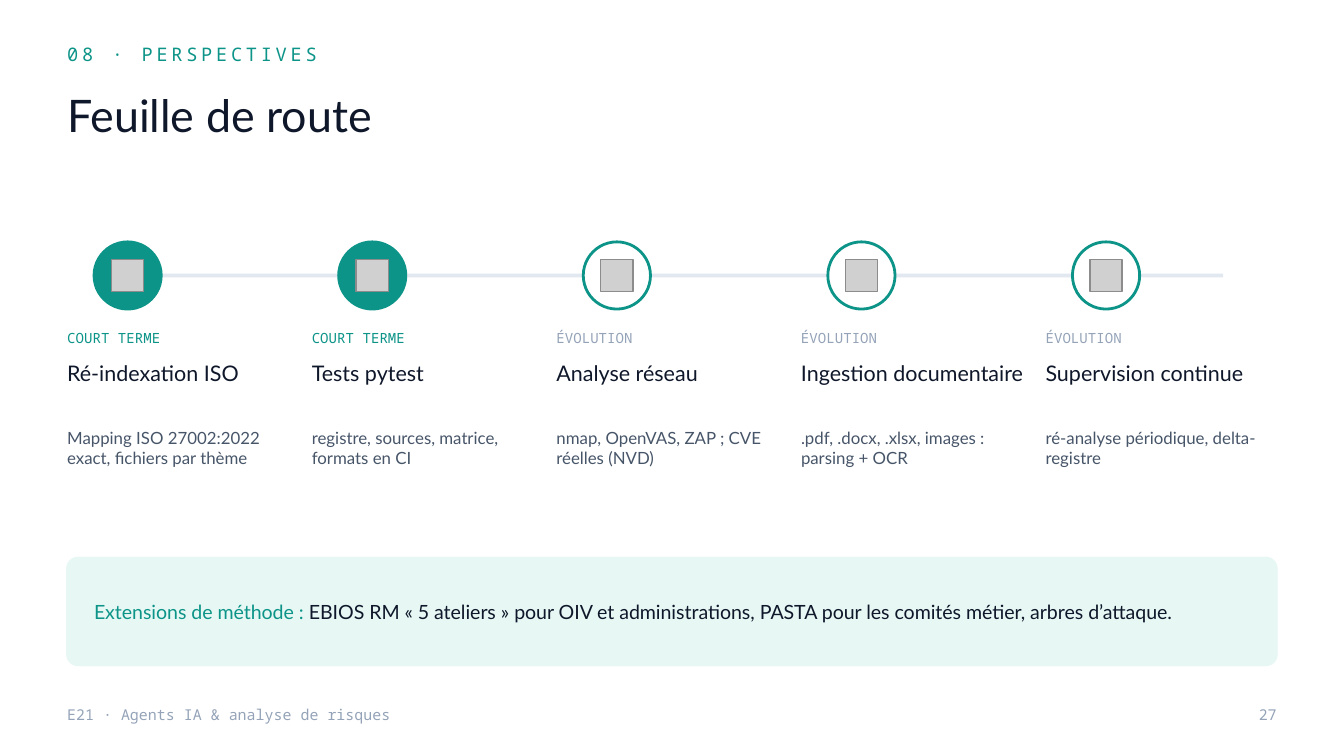
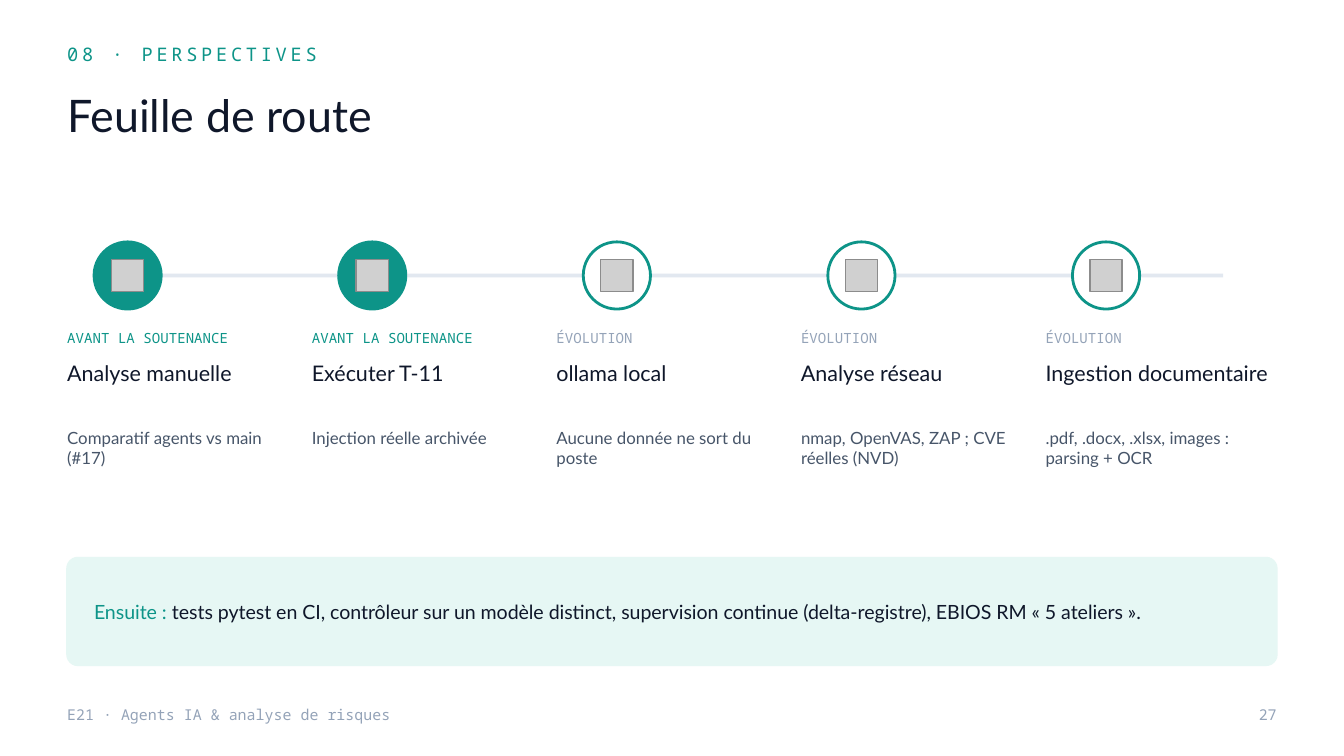
Before and after one commit to MelvinBzh/management_de_la_securite, a slide deck: slide 27 of soutenance/Soutenance_E21_Agents_IA.pptx. Drawn at 1344x756 pixels with LibreOffice and Linux fonts; fonts in the diff are those of the drawing; grey boxes stand for pictures. Boxes give left, top, right and bottom in pixels: in the first picture for what was removed or moved away, otherwise in the second. Text is boxed around its words. In the diff, an @@ line names an element or a change of style, - is before the commit and + after.

```diff
--- a/soutenance/Soutenance_E21_Agents_IA.pptx
+++ b/soutenance/Soutenance_E21_Agents_IA.pptx
@@ text at (67,333,228,343): text changed @@
-COURT TERME
+AVANT LA SOUTENANCE
@@ text at (312,333,473,343): text changed @@
-COURT TERME
+AVANT LA SOUTENANCE
@@ text at (67,365,231,385): text changed @@
-Ré-indexation ISO
+Analyse manuelle
@@ text at (312,365,443,381): text changed @@
-Tests pytest
+Exécuter T-11
@@ text at (556,365,666,381): text changed @@
-Analyse réseau
+ollama local
@@ text at (801,365,942,385): text changed @@
-Ingestion documentaire
+Analyse réseau
@@ text at (1046,365,1268,385): text changed @@
-Supervision continue
+Ingestion documentaire
@@ text at (67,432,262,466): text changed @@
-Mapping ISO 27002:2022 exact, fichiers par thème
+Comparatif agents vs main (#17)
@@ text at (312,431,487,447): text changed @@
-registre, sources, matrice, formats en CI
+Injection réelle archivée
@@ text at (556,431,751,467): text changed @@
-nmap, OpenVAS, ZAP ; CVE réelles (NVD)
+Aucune donnée ne sort du poste
@@ text at (801,432,1005,466): text changed @@
-.pdf, .docx, .xlsx, images : parsing + OCR
+nmap, OpenVAS, ZAP ; CVE réelles (NVD)
@@ text at (1046,431,1221,467): text changed @@
-ré-analyse périodique, delta-registre
+.pdf, .docx, .xlsx, images : parsing + OCR
@@ text at (94,604,1123,623): text changed @@
-Extensions de méthode : EBIOS RM « 5 ateliers » pour OIV et administrations, PASTA pour les comités métier, arbres d’attaque.
+Ensuite : tests pytest en CI, contrôleur sur un modèle distinct, supervision continue (delta-registre), EBIOS RM « 5 ateliers ».
```
Also in this commit, not shown: 20 other slides changed, 1 slide added, 1 slide removed.
